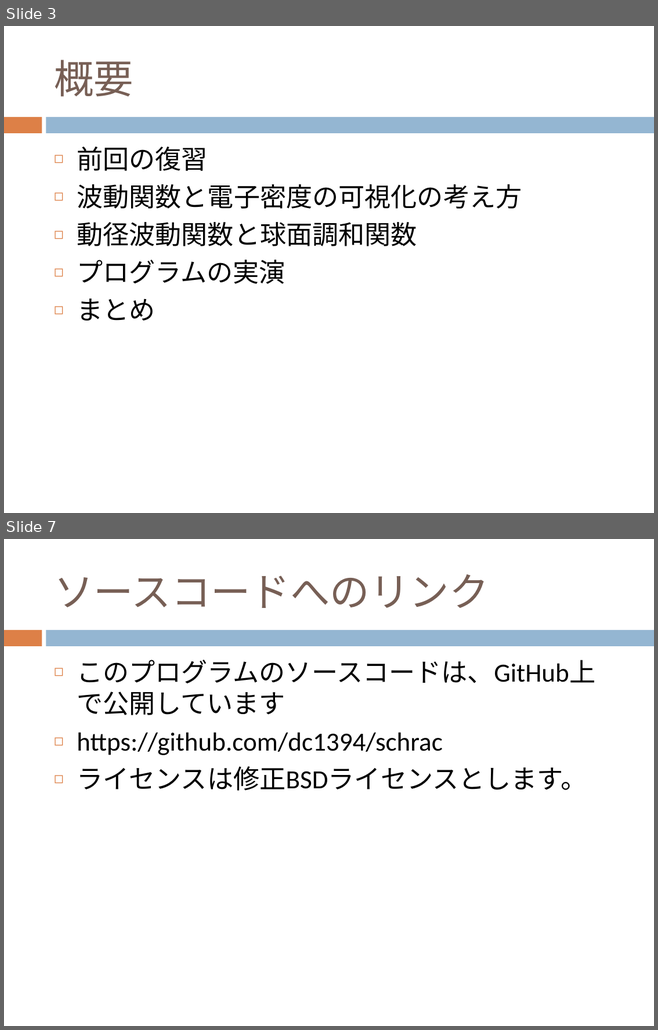
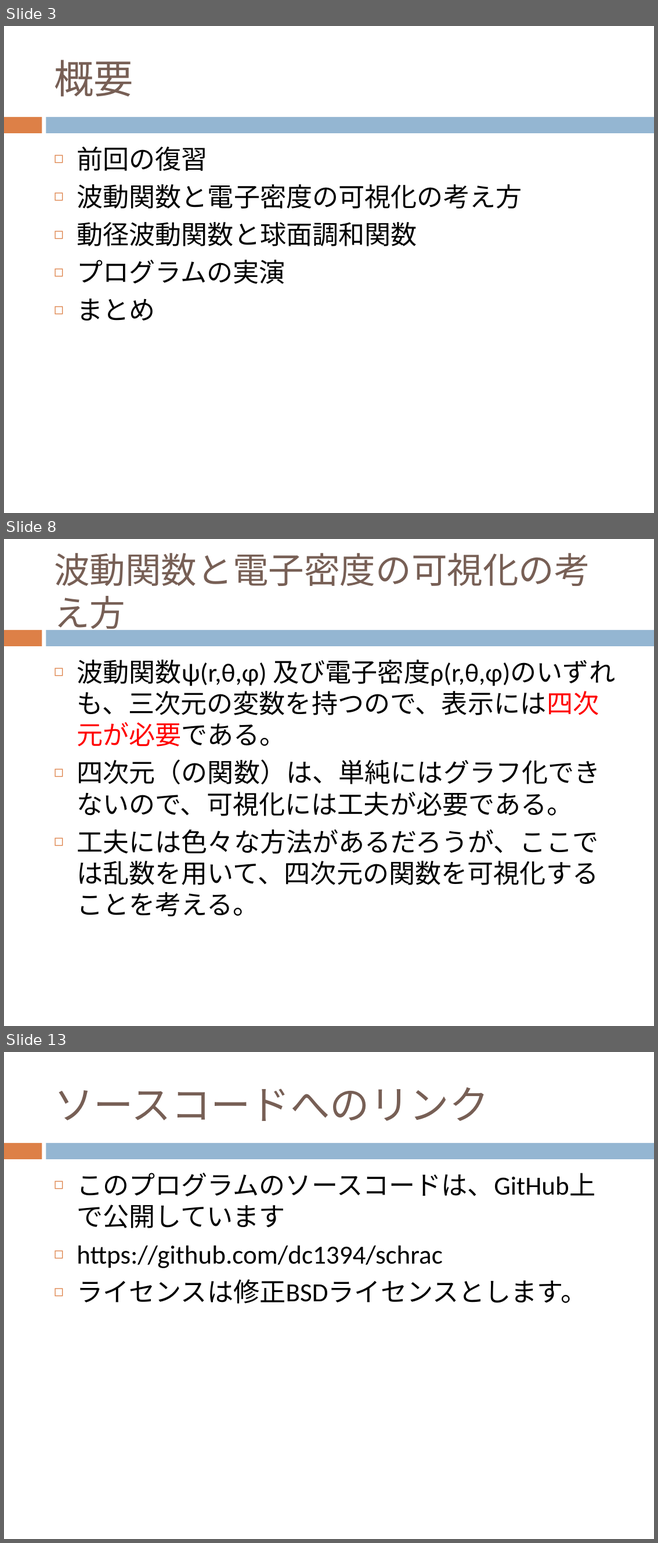
Before and after one commit to dc1394/fukui_sono3, a slide deck: 福井技術者の集い その3 発表資料スライド.pptx. Shown one above the other, each under a label of ours: slides 3 and 7 before the commit, slides 3, 8 and 13 after it; the slides between them are not shown. The pictures are 658x1030 and 658x1543 pixels, drawn with LibreOffice and Linux fonts; fonts in the diff are those of the drawing. Boxes give left, top, right and bottom in pixels: in the first picture for what was removed or moved away, otherwise in the second. Text is boxed around its words. In the diff, an @@ line names an element or a change of style, - is before the commit and + after.

```diff
--- a/福井技術者の集い その3 発表資料スライド.pptx
+++ b/福井技術者の集い その3 発表資料スライド.pptx
@@ slide 8 added at (x1=4, y1=539, x2=654, y2=1026), background #FFFFFF; not listed: 2 template elements that a slide beside it also shows @@
@@ title added at (x1=54, y1=553, x2=590, y2=635), 39.6 pt, text #775F55 @@
+波動関数と電子密度の可視化の考え方
@@ text added at (x1=76, y1=660, x2=615, y2=917), 29 pt, text #000000 @@
+◻ 波動関数ψ(r,θ,φ) 及び電子密度ρ(r,θ,φ)のいずれも、三次元の変数を持つので、表示には四次元が必要である。
+◻ 四次元（の関数）は、単純にはグラフ化できないので、可視化には工夫が必要である。
+◻ 工夫には色々な方法があるだろうが、ここでは乱数を用いて、四次元の関数を可視化することを考える。
@@ what was slide 7 is now slide 13 @@
```
Also in this commit, not shown: 2 slides changed, 5 other slides added, 4 other files.
